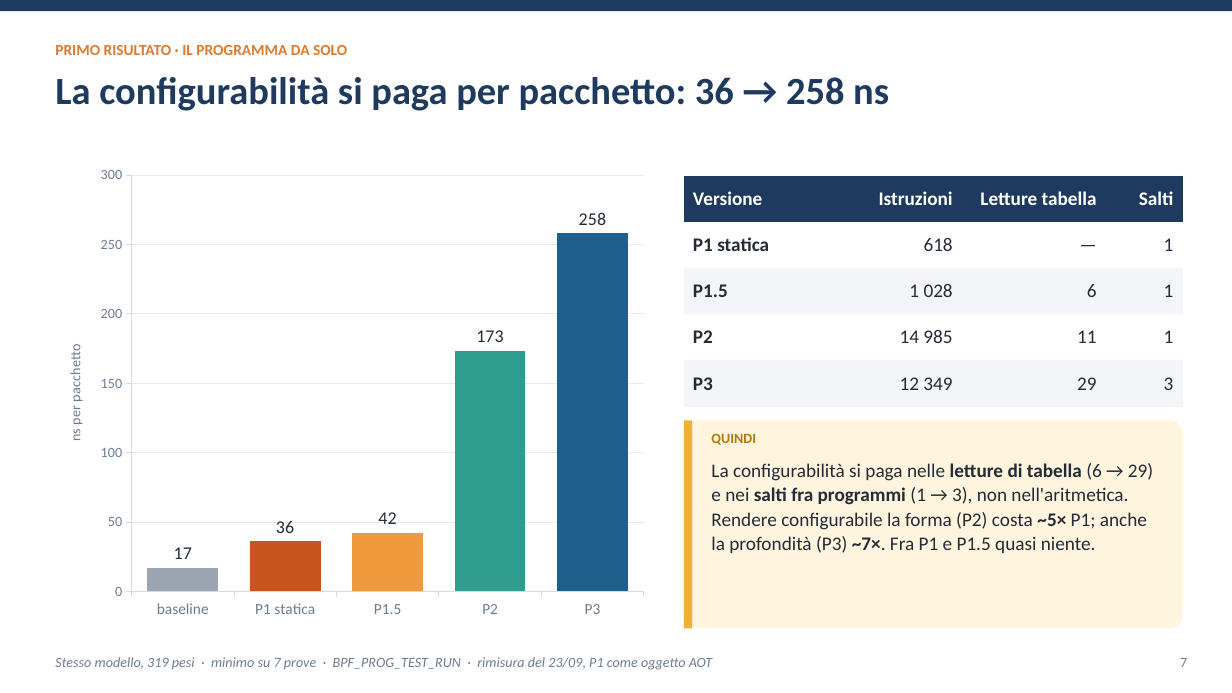
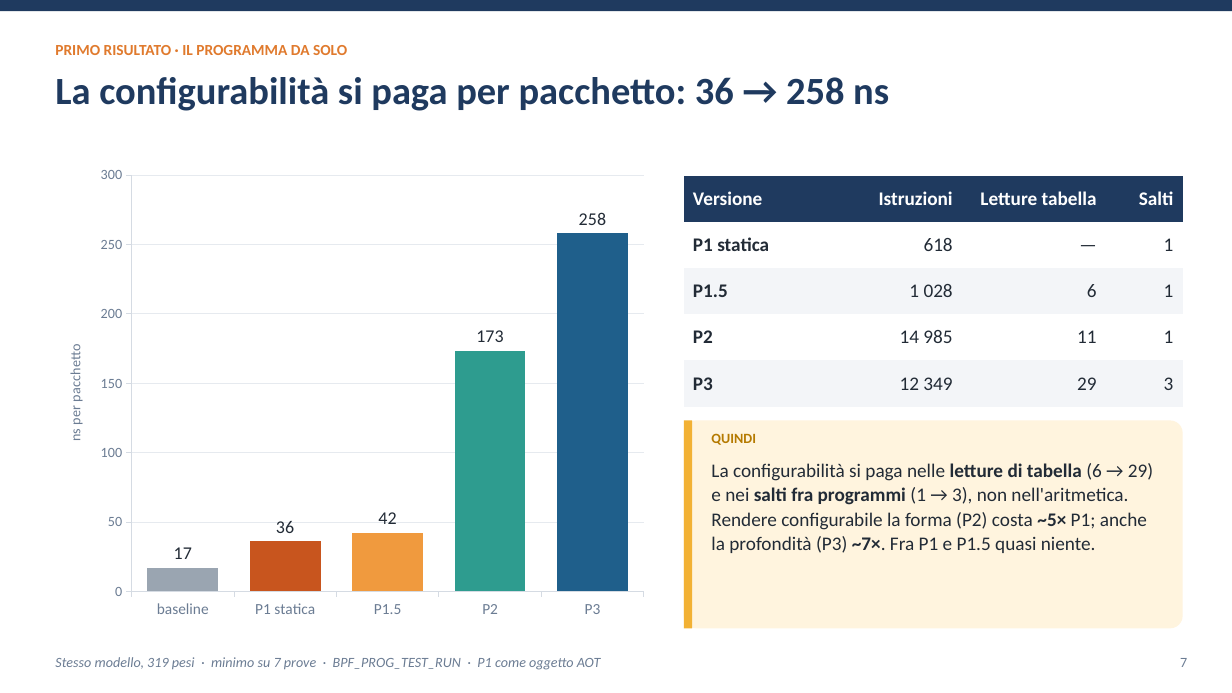
Before and after one commit to ettore-cantile/ipa_lab, a slide deck: slide 7 of docs/Inferenza di una rete neurale nel kernel Linux con eBPF XDP.pptx. Drawn at 1232x693 pixels with LibreOffice and Linux fonts; fonts in the diff are those of the drawing. Boxes give left, top, right and bottom in pixels: in the first picture for what was removed or moved away, otherwise in the second. Text is boxed around its words. In the diff, an @@ line names an element or a change of style, - is before the commit and + after.

```diff
--- a/docs/Inferenza di una rete neurale nel kernel Linux con eBPF XDP.pptx
+++ b/docs/Inferenza di una rete neurale nel kernel Linux con eBPF XDP.pptx
@@ text at [55,657,601,670]: text changed @@
-Stesso modello, 319 pesi · minimo su 7 prove · BPF_PROG_TEST_RUN · rimisura del 23/09, P1 come oggetto AOT
+Stesso modello, 319 pesi · minimo su 7 prove · BPF_PROG_TEST_RUN · P1 come oggetto AOT
```
Also in this commit, not shown: 6 other slides changed, 5 other files.
